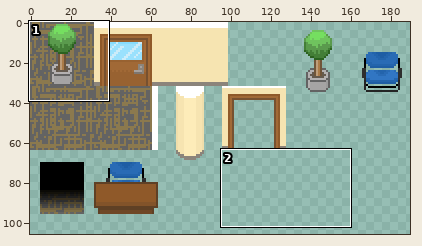
Sprite sheet, stored at assets/tilemaps/tiles/risky_tileset.png. Above, an overview of the earlier version with the close-up marked.
Close-up. Before:
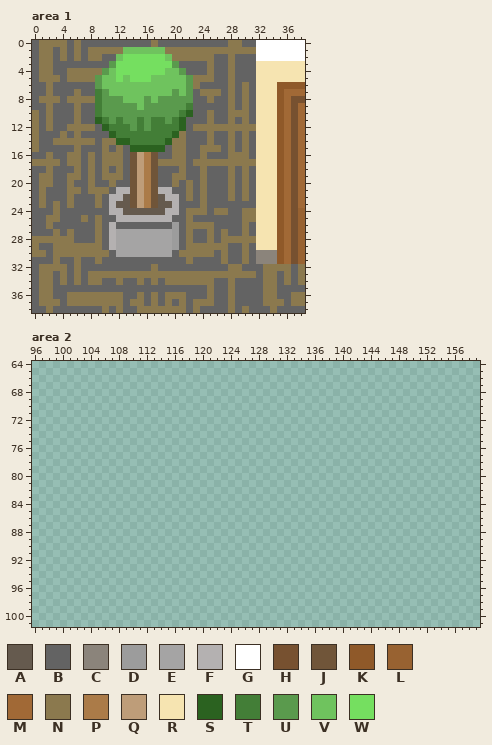
The file is 192x128 pixels. Colours within 5 levels of each other are drawn and written as one. Shown: area 1: x 0..38, y 0..38; area 2: x 96..159, y 64..101. The wide view leaves out empty margins.
Palette (. is transparent): A #655a4e  B #636363  C #8b847b  D #9c9c9c  E #a5a4a4  F #b4b1b1  G #ffffff  H #775130  J #705539  K #8f5929  L #986231  M #a16936  N #8b794e  P #ab7b48  Q #be9d79  R #f6e4b1  S #2b6220  T #437e37  U #5a9a4d  V #6fc35e  W #75df60
Pixels before, area 1, first column x 0:
 0 BNNNNBNBBBBBBBBBBNBBBBBBBBBBNNBBGGGGGGG
 1 BNNBNBNBNNNNNVVVVVVNNNNNNNNNNNNNGGGGGGG
 2 BNNBNBNBNNBBVWWWWWWVNNNNNNBBNBBBGGGGGGG
 3 BNNBBBBBBBBUWWWWWWWWUBBBBNBBNBBBRRRRRRR
 4 BNNBBNNNNNUVWWWWWWWVVUBBBNBBNBBBRRRRRRR
 5 BNNNBNNNNUVVWVWWWVVVVVUNNNBBNBBBRRRRRRR
 6 BBNBBBBBBUVVVVVVVVVVVVUNBBBBNBNBRRRKKKK
 7 BBNBBBNBBTUVVVVVVVVVUVUBNNNBNBNBRRRKMMM
 8 BNNNBNNNNTUUUVVVUVUUUUUBBNBBNBNBRRRKMHH
 9 BBNBBBNBBTUUUUUVUUUUUUTBBBBBNBNBRRRKMHM
10 NBNBBBNBBTUUUUUUUUUUUTSBBNBBNNNBRRRKMHM
11 NBNBBBNBBSTUTUUTUTTUTSBBBNBBNBNBRRRKMHM
12 NBNBBNNNNBSTTTUTUTTTTSBNNNNNNNNNRRRKMHM
13 NBBBNBNBBBBSTTTTTTTTSNBBBNBBNBNBRRRKMHM
14 NBBNNNNNNBNNSSTTTTTSNNBBBNBBNBNBRRRKMHM
15 NBBBBBNBBBNBNBSSSSSBNNBBNNNBNBNBRRRKMHM
16 BBNBBNNBNBNNNBJQPJBBNNBBNBBBNNNBRRRKMHM
17 NNNNBNNBNBNNNBJQPJNNNNBNNNNNNNNNRRRKMHM
18 BBNBBBNBNBNBNBJQPJBBBNBBNBBBNBNBRRRKMHM
19 BNNBBNNBNBNNNBJQPJBBNNBBNBBBNBNBRRRKMHM
20 BNNBBNBBNBBNBBJQPJBBNBNBNBBBNBNBRRRKMHM
21 BNBBBNNBNNNBFFJQPJFFBBNBNBBBNBNBRRRKMHM
22 BNBBBNBBBNBFFAJQPJAFFBNBNBBBNBNBRRRKMHM
23 BNBNBNBBBNBFAAJQPJAAFBBBNBBBBBBBRRRKMHM
24 BBBNBBBBBBBFFAAAAAAFFBNNNBNNBBNNRRRKMHL
25 BBNNBBBNBNBBFFFFFFFFBBNBBBBBBBNNRRRKMHL
26 BBNBBBBBBNBFBBBBBBBBDBNNNNBBBBNBRRRKMHL
27 BBBNBNBBBNBFEEEEEEEEDBNBBNBNBBNBRRRKMHL
28 NNNNNNBBBNBFEEEEEEEEDBNBBNBNNNNNRRRKMHL
29 NBBNNNNNNNBFEEEEEEEEDBNNNNNNBBNBRRRKMHL
30 NNBNNNNNNNNBEEEEEEEEBNNNNNBNBBNBCCCKMHL
31 BBBNBBNBBNBBBBBBBBBBBBNBBBBNBBNBCCCKMHL
32 BNNNNBNBBBBBBBBBBNBBBBBBBBBBNNBBBNNNNBN
33 BNNBNBNBNNNNNNNNNNNNNNNNNNNNNNNNBNNBNBN
34 BNNBNBNBNNBBNBBNBNBNNNNNNNBBNBBBBNNBNBN
35 BNNBBBBBBBBBBBBBBBBBBBBBBNBBNBBBBNNBBBB
36 BNNBBNNNNNNNNBBNBNBNNNBBBNBBNBBBBNNBBNN
37 BNNNBNNNNNNNNBNNBNBNBNBNNNBBNBBBBNNNBNN
38 BBNBBBBBBBNBNBBNNNNNNNBNBBBBNBNBBBNBBBB
Pixels before, area 2 (only the part around the change), first column x 96:
 64 ................................................................
 65 ................................................................
 66 ................................................................
 67 ................................................................
 68 ................................................................
 69 ................................................................
 70 ................................................................
 71 ................................................................
 72 ................................................................
 73 ................................................................
 74 ................................................................
 75 ................................................................
 76 ................................................................
 77 ................................................................
 78 ................................................................
 79 ................................................................
 80 ................................................................
 81 ................................................................
 82 ................................................................
 83 ................................................................
 84 ................................................................
 85 ................................................................
 86 ................................................................
 87 ................................................................
 88 ................................................................
 89 ................................................................
 90 ................................................................
 91 ................................................................
 92 ................................................................
 93 ................................................................
 94 ................................................................
 95 ................................................................
 96 ................................................................
 97 ................................................................
 98 ................................................................
 99 ................................................................
100 ................................................................
101 ................................................................
After:
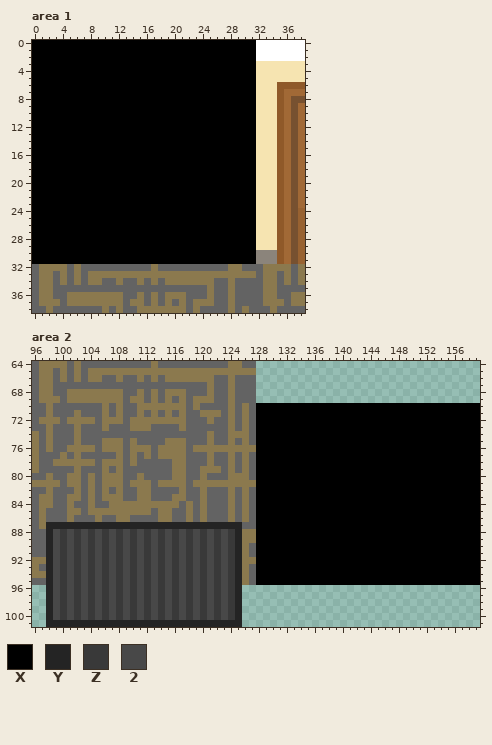
Colours new in this view: X #000000  Y #242424  Z #393939  2 #484848
From old to new:
Changed rows in their new state; - is an unchanged pixel.
Area 1:
first column x 0:
 0 XXXXXXXXXXXXXXXXXXXXXXXXXXXXXXXX
 1 XXXXXXXXXXXXXXXXXXXXXXXXXXXXXXXX
 2 XXXXXXXXXXXXXXXXXXXXXXXXXXXXXXXX
 3 XXXXXXXXXXXXXXXXXXXXXXXXXXXXXXXX
 4 XXXXXXXXXXXXXXXXXXXXXXXXXXXXXXXX
 5 XXXXXXXXXXXXXXXXXXXXXXXXXXXXXXXX
 6 XXXXXXXXXXXXXXXXXXXXXXXXXXXXXXXX
 7 XXXXXXXXXXXXXXXXXXXXXXXXXXXXXXXX
 8 XXXXXXXXXXXXXXXXXXXXXXXXXXXXXXXX
 9 XXXXXXXXXXXXXXXXXXXXXXXXXXXXXXXX
10 XXXXXXXXXXXXXXXXXXXXXXXXXXXXXXXX
11 XXXXXXXXXXXXXXXXXXXXXXXXXXXXXXXX
12 XXXXXXXXXXXXXXXXXXXXXXXXXXXXXXXX
13 XXXXXXXXXXXXXXXXXXXXXXXXXXXXXXXX
14 XXXXXXXXXXXXXXXXXXXXXXXXXXXXXXXX
15 XXXXXXXXXXXXXXXXXXXXXXXXXXXXXXXX
16 XXXXXXXXXXXXXXXXXXXXXXXXXXXXXXXX
17 XXXXXXXXXXXXXXXXXXXXXXXXXXXXXXXX
18 XXXXXXXXXXXXXXXXXXXXXXXXXXXXXXXX
19 XXXXXXXXXXXXXXXXXXXXXXXXXXXXXXXX
20 XXXXXXXXXXXXXXXXXXXXXXXXXXXXXXXX
21 XXXXXXXXXXXXXXXXXXXXXXXXXXXXXXXX
22 XXXXXXXXXXXXXXXXXXXXXXXXXXXXXXXX
23 XXXXXXXXXXXXXXXXXXXXXXXXXXXXXXXX
24 XXXXXXXXXXXXXXXXXXXXXXXXXXXXXXXX
25 XXXXXXXXXXXXXXXXXXXXXXXXXXXXXXXX
26 XXXXXXXXXXXXXXXXXXXXXXXXXXXXXXXX
27 XXXXXXXXXXXXXXXXXXXXXXXXXXXXXXXX
28 XXXXXXXXXXXXXXXXXXXXXXXXXXXXXXXX
29 XXXXXXXXXXXXXXXXXXXXXXXXXXXXXXXX
30 XXXXXXXXXXXXXXXXXXXXXXXXXXXXXXXX
31 XXXXXXXXXXXXXXXXXXXXXXXXXXXXXXXX
Area 2:
first column x 96:
 64 BNNNNBNBBBBBBBBBBNBBBBBBBBBBNNBB--------------------------------
 65 BNNBNBNBNNNNNNNNNNNNNNNNNNNNNNNN--------------------------------
 66 BNNBNBNBNNBBNBBNBNBNNNNNNNBBNBBB--------------------------------
 67 BNNBBBBBBBBBBBBBBBBBBBBBBNBBNBBB--------------------------------
 68 BNNBBNNNNNNNNBBNBNBNNNBBBNBBNBBB--------------------------------
 69 BNNNBNNNNNNNNBNNBNBNBNBNNNBBNBBB--------------------------------
 70 BBNBBBBBBBNBNBBNNNNNNNBNBBBBNBNBXXXXXXXXXXXXXXXXXXXXXXXXXXXXXXXX
 71 BBNBBBNBBBNBNBBNBNBNBNBBNNNBNBNBXXXXXXXXXXXXXXXXXXXXXXXXXXXXXXXX
 72 BNNNBNNNNBNNNBNNNNNNNNBBBNBBNBNBXXXXXXXXXXXXXXXXXXXXXXXXXXXXXXXX
 73 BBNBBBNBBBNBBBNNNBBBBNBBBBBBNBNBXXXXXXXXXXXXXXXXXXXXXXXXXXXXXXXX
 74 NBNBBBNBBBBBBBBBBBBBBBBBBNBBNNNBXXXXXXXXXXXXXXXXXXXXXXXXXXXXXXXX
 75 NBNBBBNBBBNNNBNBBBBNNNBBBNBBNBNBXXXXXXXXXXXXXXXXXXXXXXXXXXXXXXXX
 76 NBNBBNNNNBNNNBNNNBNNNNBNNNNNNNNNXXXXXXXXXXXXXXXXXXXXXXXXXXXXXXXX
 77 NBBBNBNBBBBBNBNBNBNNNNBBBNBBNBNBXXXXXXXXXXXXXXXXXXXXXXXXXXXXXXXX
 78 NBBNNNNNNBNNNBNBBBBBNNBBBNBBNBNBXXXXXXXXXXXXXXXXXXXXXXXXXXXXXXXX
 79 NBBBBBNBBBNBNBBBBBBBNNBBNNNBNBNBXXXXXXXXXXXXXXXXXXXXXXXXXXXXXXXX
 80 BBNBBNNBNBNNNBBNBBBBNNBBNBBBNNNBXXXXXXXXXXXXXXXXXXXXXXXXXXXXXXXX
 81 NNNNBNNBNBNNNBNNNBNNNNBNNNNNNNNNXXXXXXXXXXXXXXXXXXXXXXXXXXXXXXXX
 82 BBNBBBNBNBNBNBBNNBBBBNBBNBBBNBNBXXXXXXXXXXXXXXXXXXXXXXXXXXXXXXXX
 83 BNNBBNNBNBNNNBBNNBBBNNBBNBBBNBNBXXXXXXXXXXXXXXXXXXXXXXXXXXXXXXXX
 84 BNNBBNBBNBBNNNNNNNNNNBNBNBBBNBNBXXXXXXXXXXXXXXXXXXXXXXXXXXXXXXXX
 85 BNBBBNNBNNNNNNNNNBNNBBNBNBBBNBNBXXXXXXXXXXXXXXXXXXXXXXXXXXXXXXXX
 86 BNBBBNBBBNBBNNBBBBNNBBNBNBBBNBNBXXXXXXXXXXXXXXXXXXXXXXXXXXXXXXXX
 87 BNYYYYYYYYYYYYYYYYYYYYYYYYYYYYBBXXXXXXXXXXXXXXXXXXXXXXXXXXXXXXXX
 88 BBY2Z2Z2Z2Z2Z2Z2Z2Z2Z2Z2Z2Z2ZYNNXXXXXXXXXXXXXXXXXXXXXXXXXXXXXXXX
 89 BBY2Z2Z2Z2Z2Z2Z2Z2Z2Z2Z2Z2Z2ZYNNXXXXXXXXXXXXXXXXXXXXXXXXXXXXXXXX
 90 BBY2Z2Z2Z2Z2Z2Z2Z2Z2Z2Z2Z2Z2ZYNBXXXXXXXXXXXXXXXXXXXXXXXXXXXXXXXX
 91 BBY2Z2Z2Z2Z2Z2Z2Z2Z2Z2Z2Z2Z2ZYNBXXXXXXXXXXXXXXXXXXXXXXXXXXXXXXXX
 92 NNY2Z2Z2Z2Z2Z2Z2Z2Z2Z2Z2Z2Z2ZYNNXXXXXXXXXXXXXXXXXXXXXXXXXXXXXXXX
 93 NBY2Z2Z2Z2Z2Z2Z2Z2Z2Z2Z2Z2Z2ZYNBXXXXXXXXXXXXXXXXXXXXXXXXXXXXXXXX
 94 NNY2Z2Z2Z2Z2Z2Z2Z2Z2Z2Z2Z2Z2ZYNBXXXXXXXXXXXXXXXXXXXXXXXXXXXXXXXX
 95 BBY2Z2Z2Z2Z2Z2Z2Z2Z2Z2Z2Z2Z2ZYNBXXXXXXXXXXXXXXXXXXXXXXXXXXXXXXXX
 96 --Y2Z2Z2Z2Z2Z2Z2Z2Z2Z2Z2Z2Z2ZY----------------------------------
 97 --Y2Z2Z2Z2Z2Z2Z2Z2Z2Z2Z2Z2Z2ZY----------------------------------
 98 --Y2Z2Z2Z2Z2Z2Z2Z2Z2Z2Z2Z2Z2ZY----------------------------------
 99 --Y2Z2Z2Z2Z2Z2Z2Z2Z2Z2Z2Z2Z2ZY----------------------------------
100 --Y2Z2Z2Z2Z2Z2Z2Z2Z2Z2Z2Z2Z2ZY----------------------------------
101 --YYYYYYYYYYYYYYYYYYYYYYYYYYYY----------------------------------
Where, in picture pixels (left, top, right, bottom), the same in both close-ups:
changed: (32, 40, 256, 264)
added: (32, 361, 480, 627)
